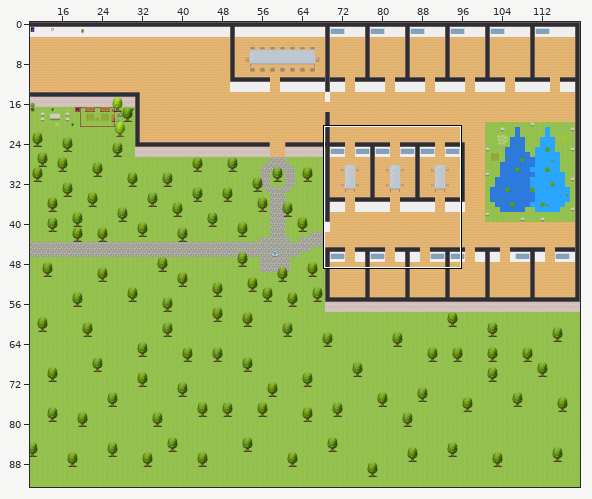
Two states of a Tiled map (JSON), maps/map.tmj. Above: a wide view before the commit, with the close-up outlined.
Close-up. The starting point:
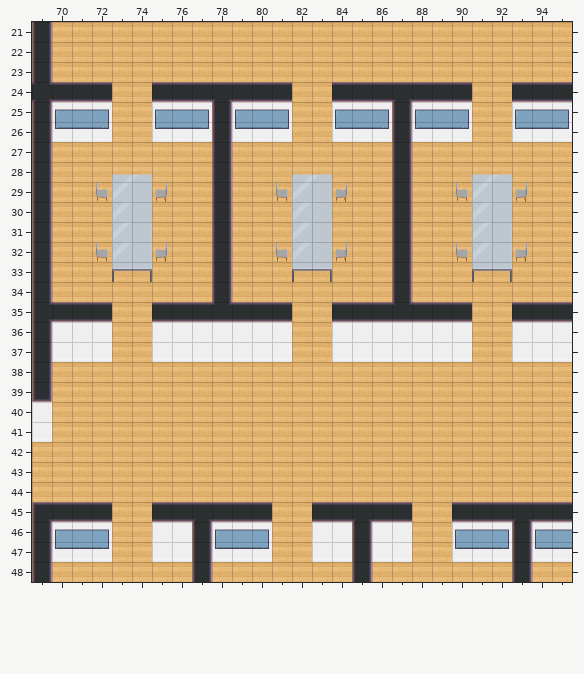
Cells are 32x32 px. Shown: x 69..95, y 21..48. The commit also changed other parts of the map, which this record leaves out.
Once edited:
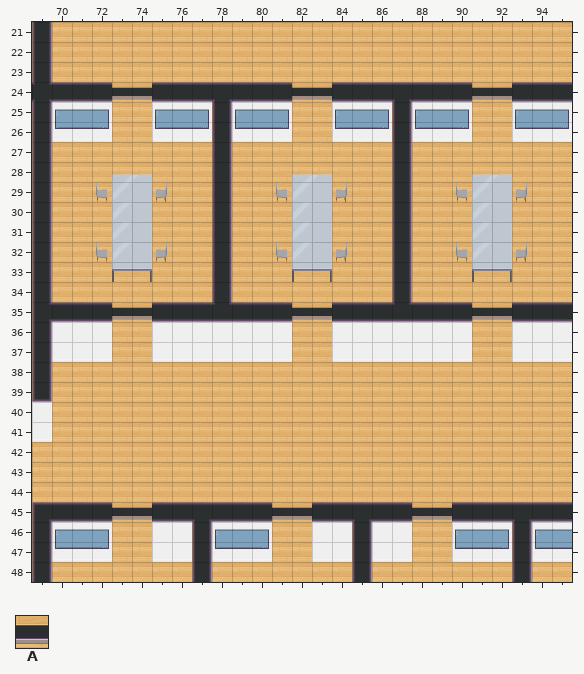
Key: from "WA_Room_Builder": A 372.
_ is an empty cell, . an unchanged one.
The exact change:
--- layer "above/above1"
@@ x 73..92 @@
-24 __.......__.......__
+24 AA.......AA.......AA
@@ x 73..92 @@
-35 __.......__.......__
+35 AA.......AA.......AA
@@ x 73..89 @@
-45 __......__.....__
+45 AA......AA.....AA
